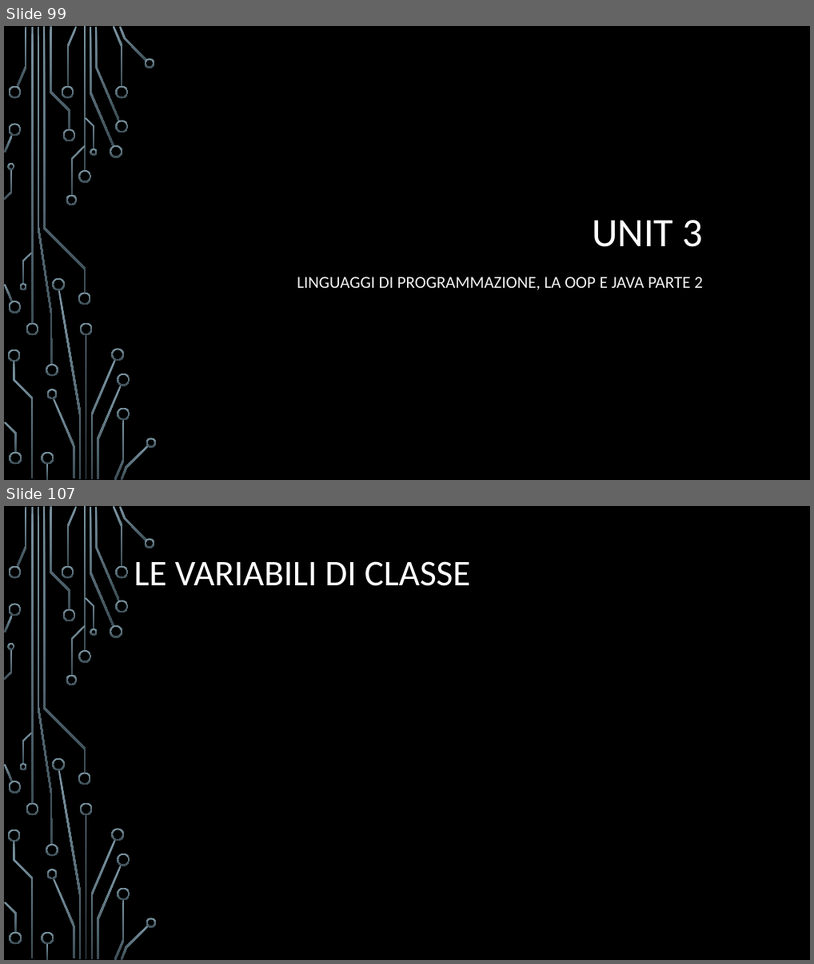
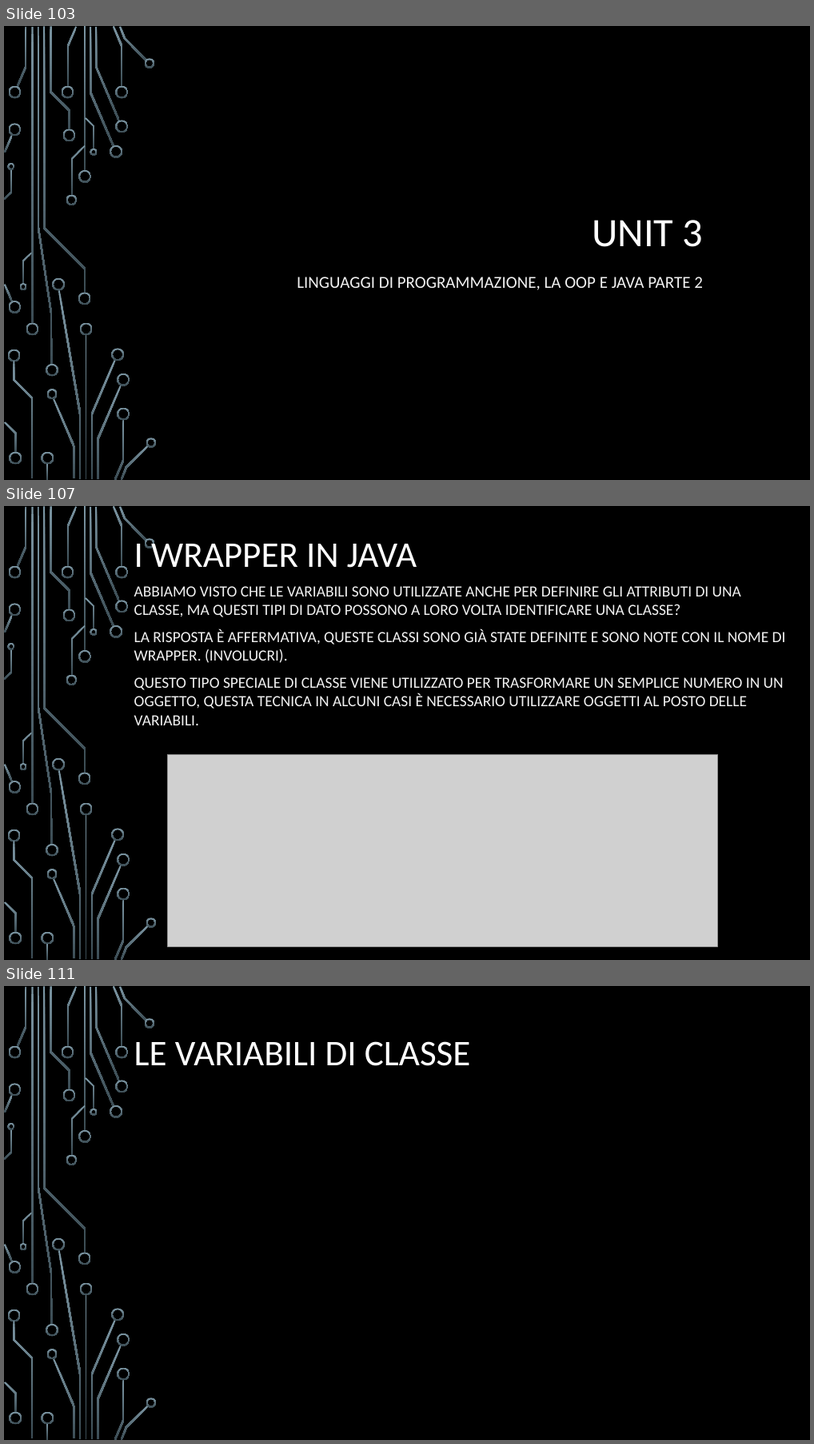
Before and after one commit to Eros-Capo/Corso-Java, a slide deck: Corso Java.pptx. Shown one above the other, each under a label of ours: slides 99 and 107 before the commit, slides 103, 107 and 111 after it; the slides between them are not shown. The pictures are 814x964 and 814x1444 pixels, drawn with LibreOffice and Linux fonts; fonts in the diff are those of the drawing; grey boxes stand for pictures; background and template pictures are left out. Boxes give left, top, right and bottom in pixels: in the first picture for what was removed or moved away, otherwise in the second. Text is boxed around its words. In the diff, an @@ line names an element or a change of style, - is before the commit and + after.

Commit message:
Aggiornamento ppt e inserimento link Utili

```diff
--- a/Corso Java.pptx
+++ b/Corso Java.pptx
@@ slide 107 added at [4,506,810,960], background picture (left out); not listed: 54 template elements that a slide beside it also shows @@
@@ title added at [134,537,417,568], 43 pt, text #FFFFFF @@
+I WRAPPER IN JAVA
@@ subtitle added at [134,586,786,725], 18.5 pt, text #F2F2F2 @@
+ABBIAMO VISTO CHE LE VARIABILI SONO UTILIZZATE ANCHE PER DEFINIRE GLI ATTRIBUTI DI UNA CLASSE, MA QUESTI TIPI DI DATO POSSONO A LORO VOLTA IDENTIFICARE UNA CLASSE?
+LA RISPOSTA È AFFERMATIVA, QUESTE CLASSI SONO GIÀ STATE DEFINITE E SONO NOTE CON IL NOME DI WRAPPER. (INVOLUCRI).
+QUESTO TIPO SPECIALE DI CLASSE VIENE UTILIZZATO PER TRASFORMARE UN SEMPLICE NUMERO IN UN OGGETTO, QUESTA TECNICA IN ALCUNI CASI È NECESSARIO UTILIZZARE OGGETTI AL POSTO DELLE VARIABILI.
@@ picture added at [167,755,718,947] @@
@@ what was slide 99 is now slide 103 @@
@@ what was slide 107 is now slide 111 @@
```
Also in this commit, not shown: 19 slides changed, 5 other slides added, 2 slides removed, 1 other file.
